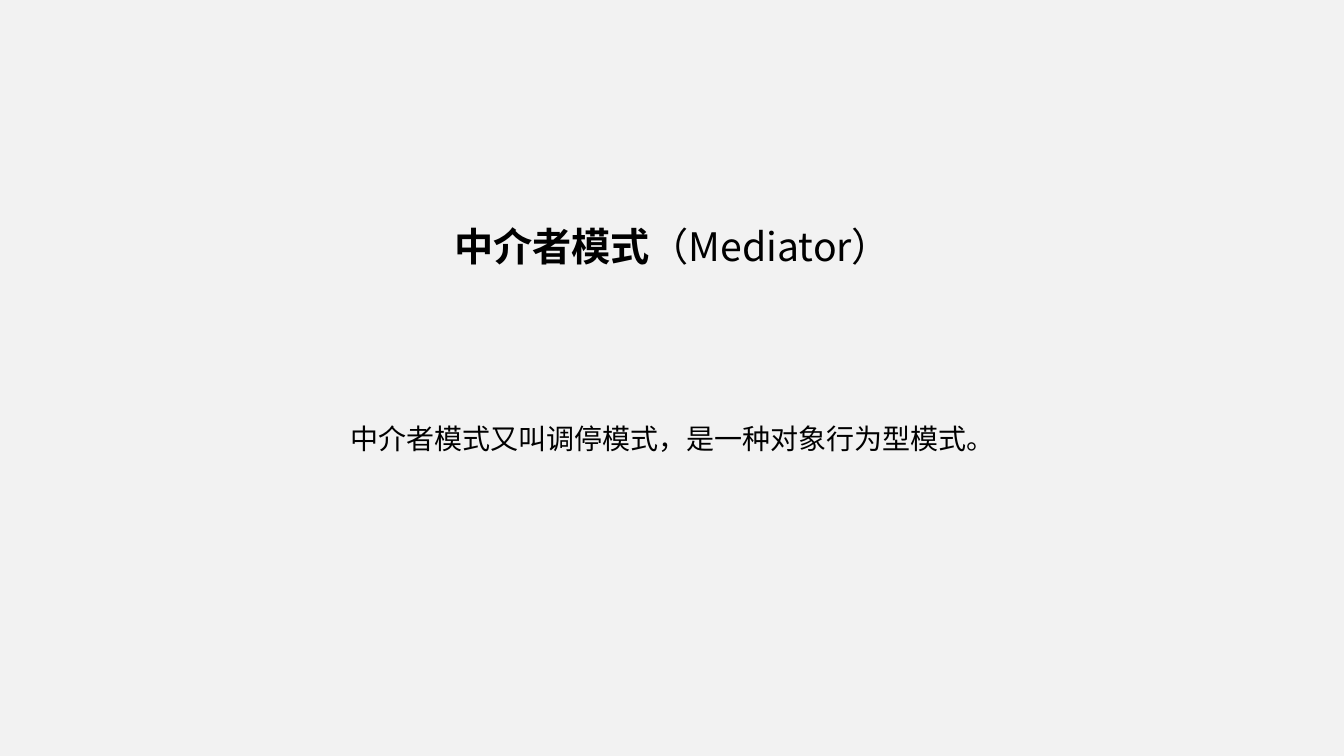
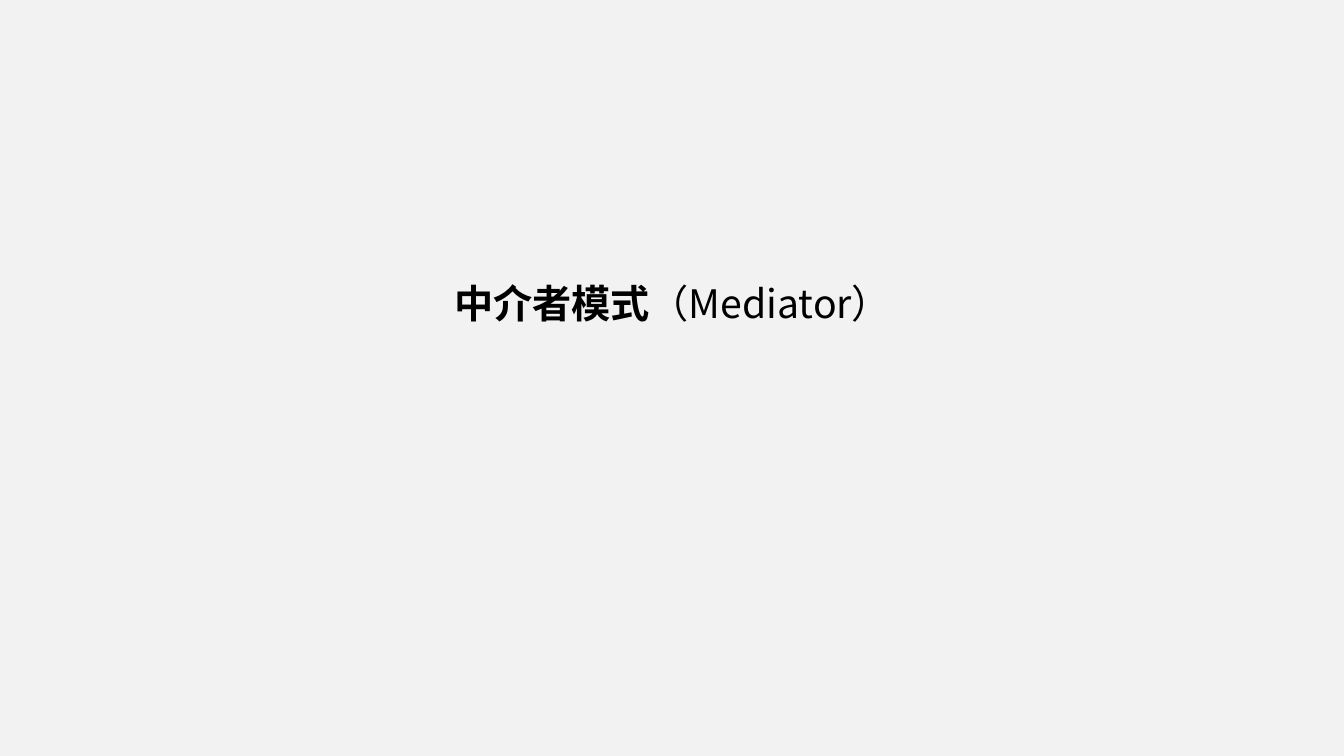
Before and after one commit to yangxueping1993/Java, a slide deck: slide 1 of 中介者模式和解释器模式.ppt. Drawn at 1344x756 pixels with LibreOffice and Linux fonts; fonts in the diff are those of the drawing. Boxes give left, top, right and bottom in pixels: in the first picture for what was removed or moved away, otherwise in the second. Text is boxed around its words. In the diff, an @@ line names an element or a change of style, - is before the commit and + after.

```diff
--- a/中介者模式和解释器模式.ppt
+++ b/中介者模式和解释器模式.ppt
@@ subtitle at [350, 425, 995, 452]: paragraph removed @@
-中介者模式又叫调停模式，是一种对象行为型模式。
```
Also in this commit, not shown: 8 other slides changed, 11 slides added, 5 slides removed, 6 other files.
